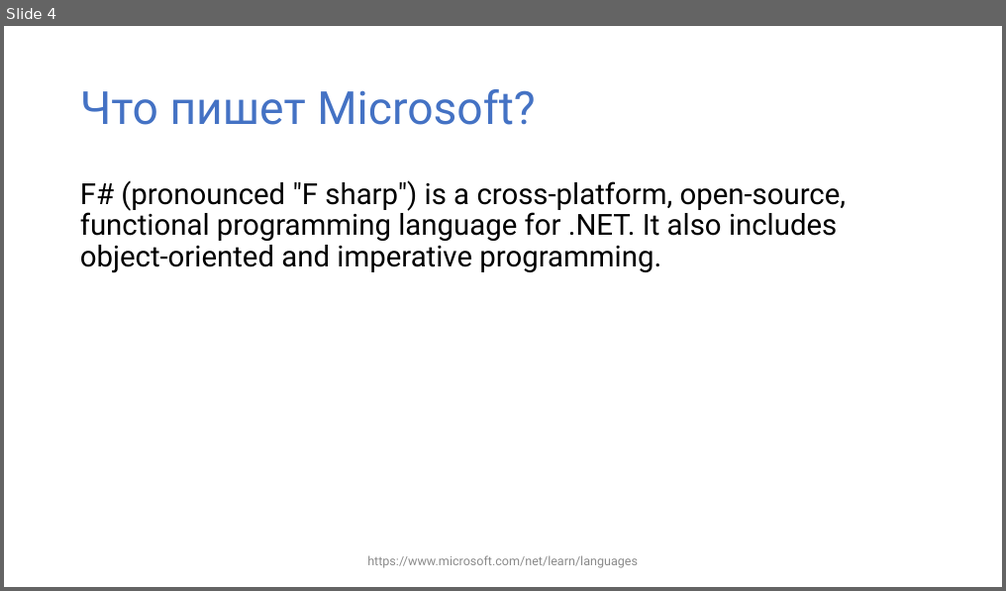
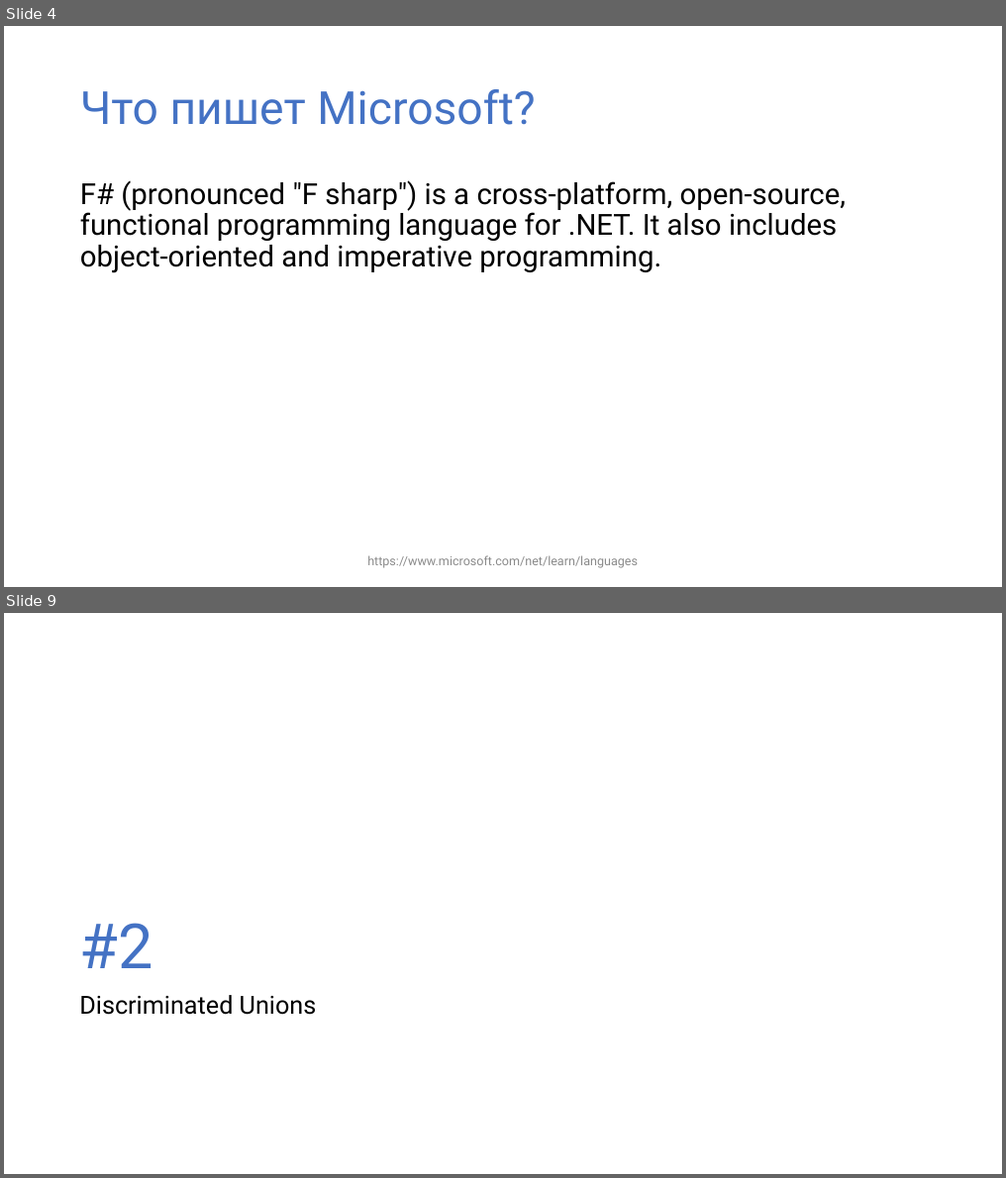
Before and after one commit to yevgeniyredko/shpora-2018-fsharp, a slide deck: shpora-2018-fsharp.pptx. Shown one above the other, each under a label of ours: slide 4 before the commit, slides 4 and 9 after it; the slides between them are not shown. The pictures are 1006x591 and 1006x1178 pixels, drawn with LibreOffice and Linux fonts; fonts in the diff are those of the drawing. Boxes give left, top, right and bottom in pixels: in the first picture for what was removed or moved away, otherwise in the second. Text is boxed around its words. In the diff, an @@ line names an element or a change of style, - is before the commit and + after.

```diff
--- a/shpora-2018-fsharp.pptx
+++ b/shpora-2018-fsharp.pptx
@@ slide 9 added at <box>4,613,1002,1174</box>, background #FFFFFF @@
@@ title added at <box>79,923,152,968</box>, 60 pt, text #4472C4 @@
+#2
@@ text added at <box>79,995,317,1015</box>, 24 pt, text #000000 @@
+Discriminated Unions
```
Also in this commit, not shown: 2 slides changed, 21 other slides added, 2 slides removed, 1 other file.
